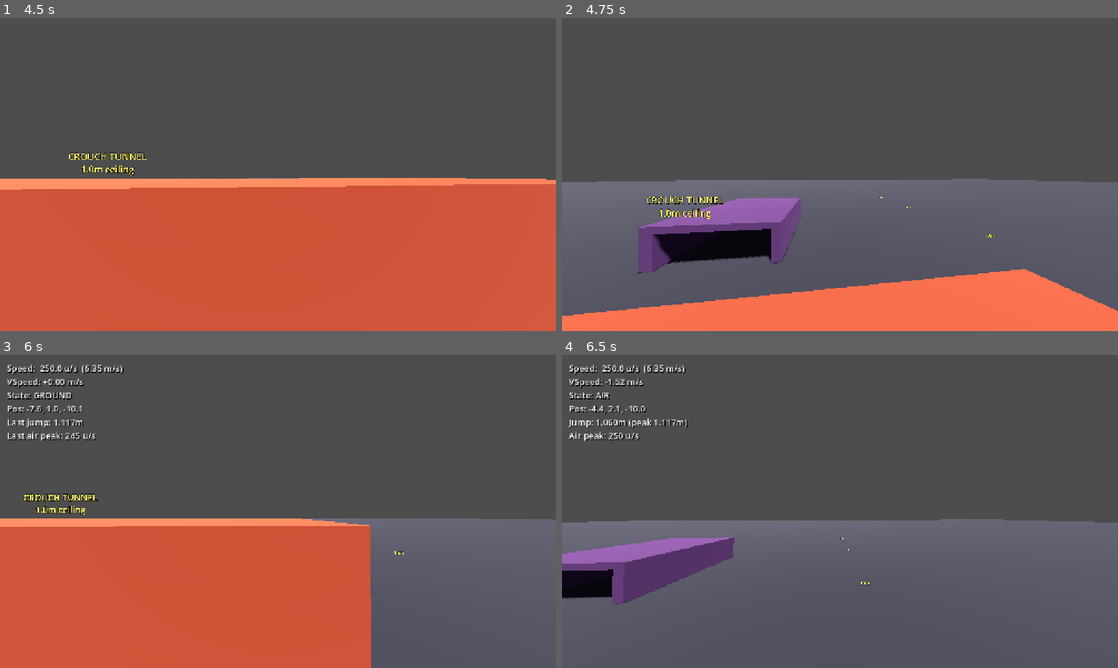
Above: before the commit, frames 1-4 (two rows, left to right).
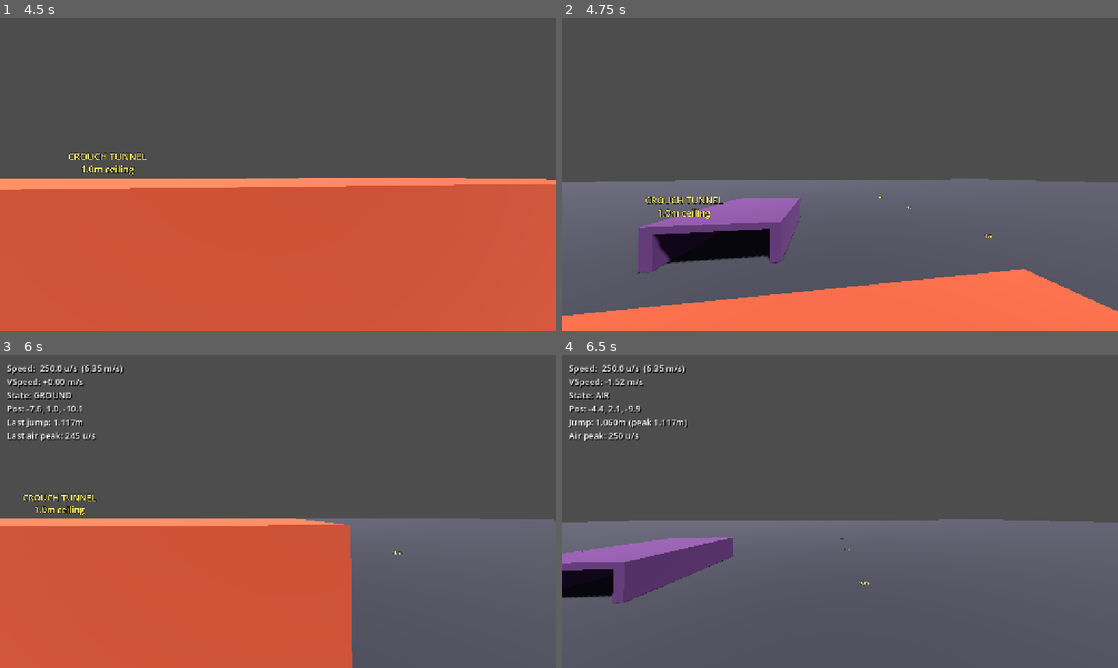
Above: after the commit, the same moments.

Repository: gotospaceplace/angels_and_demons
Game: Godot game, scene res://client/scenes/main.tscn
Same seed, same stepped clock (60 frames per second), same inputs: the game is played once before the commit and once after it. This scene is started directly instead of the project's main scene.
Inputs (mouse positions are in pixels of both pictures, inside the frame that each line leads up to):
- Up to frame 1 (4.5 s): tap Enter at 0.5 s; move the mouse to (272, 180) at 0.52 s; hold Ctrl (duck) 0.53-1.28 s; hold W (move_forward) 0.53-2.78 s; tap Space (jump) at 0.77, 1.52, 3.02, 3.77 s; move the mouse to (316, 177) at 1.27 s; tap F7 (toggle_hud) at 1.35, 2.85, 4.35 s; move the mouse to (233, 171) at 2.02 s; hold Ctrl (duck) 2.03-2.78 s; move the mouse to (283, 174) at 2.77 s; hold A (move_left) 2.78-3.53 s; move the mouse to (255, 168) at 3.52 s; hold Ctrl (duck) 3.53-4.28 s; hold W (move_forward) from 3.53 s (still down); move the mouse to (305, 174) at 4.27 s
- Up to frame 2 (4.75 s): keep holding W (move_forward); tap Space (jump) at 4.52 s
- Up to frame 3 (6 s): move the mouse to (250, 511) at 5.02 s; hold Ctrl (duck) 5.03-5.78 s; tap Space (jump) at 5.75 s; move the mouse to (289, 505) at 5.77 s; release W (move_forward) at 5.78 s; hold D (move_right) from 5.78 s (still down); tap F7 (toggle_hud) at 5.85 s
- Up to frame 4 (6.5 s): keep holding D (move_right); tap Space (jump) at 6.02 s

Frame 1 is identical in both runs. In frame 2, 0.4% of the frame differs, in the area x 6-100%, y 52-94%; in frame 3, 2.1%, in the area x 0-73%, y 44-100%; in frame 4, 0.2%.

Commit message:
Add ground speed clamp at 275 u/s
Hard-cap horizontal ground speed after acceleration to prevent
pure-strafe from exceeding design intent. Air strafe/bhop unaffected.

Co-Authored-By: Claude Opus 4.6 <noreply@anthropic.com>

Diff:
--- a/shared/scripts/movement_constants.gd
+++ b/shared/scripts/movement_constants.gd
@@ -63,6 +63,10 @@
 const BHOP_MIN_SPEED_FACTOR := 0.8  # floor on degradation (never below 80% of maxspeed)
 const BHOP_WINDOW := 0.1            # seconds to land-and-jump to count as bhop
 
+# --- Ground speed clamp (A&D tuning) ---
+# Hard cap on ground strafe speed to prevent pure-strafe exceeding design intent
+const GROUND_SPEED_CLAMP := 275.0 * METERS_PER_UNIT  # 6.985 m/s
+
 # --- Ladder ---
 # GoldSrc: MAX_CLIMB_SPEED = 200 u/s
 # A&D: enforce this cap (unlike CS 1.6 which allows exploits above it)
--- a/shared/scripts/player_movement.gd
+++ b/shared/scripts/player_movement.gd
@@ -236,6 +236,13 @@
 	# Ground acceleration
 	_apply_ground_acceleration(delta)
 
+	# Clamp horizontal ground speed
+	var h_speed := Vector3(velocity.x, 0, velocity.z).length()
+	if h_speed > MC.GROUND_SPEED_CLAMP:
+		var scale_f := MC.GROUND_SPEED_CLAMP / h_speed
+		velocity.x *= scale_f
+		velocity.z *= scale_f
+
 	# Walk move with stair stepping
 	_walk_move(delta)
 
